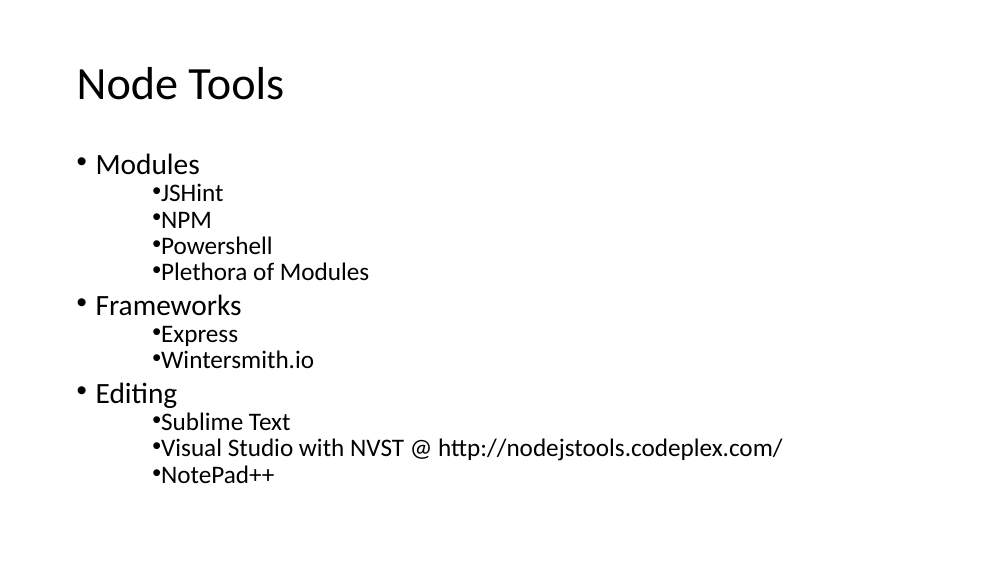
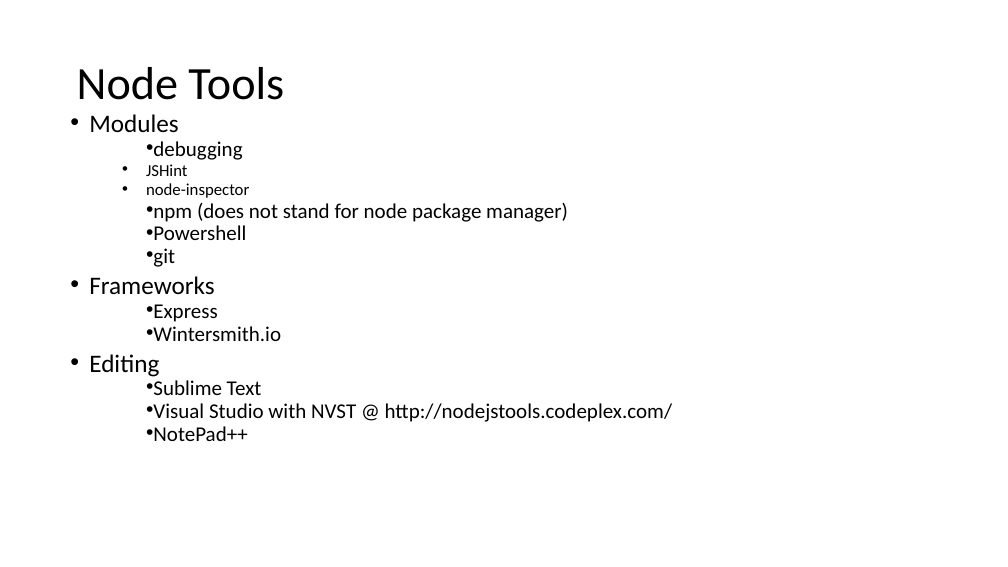
Before and after one commit to VDUNY/2015-02, a slide deck: slide 4 of NodeJSPresentation.ppt. Drawn at 1008x567 pixels with LibreOffice and Linux fonts; fonts in the diff are those of the drawing. Boxes give left, top, right and bottom in pixels: in the first picture for what was removed or moved away, otherwise in the second. Text is boxed around its words. In the diff, an @@ line names an element or a change of style, - is before the commit and + after.

```diff
--- a/NodeJSPresentation.ppt
+++ b/NodeJSPresentation.ppt
@@ text "Modules": place and size @@
-text "Modules" at box(96, 153, 783, 483)
+text "Modules" at box(89, 114, 673, 441)
@@ text at box(89, 114, 673, 441): size 28 to 24 pt in "Modules", "Frameworks", "Editing"; size 24 to 16 pt in "JSHint"; size 24 to 20 pt in "Powershell", "Express", "Wintersmith.io", "Sublime Text" and 2 more places; list level 2 to 3 in "JSHint" @@
@@ text at box(153, 141, 242, 160): paragraph added @@
+  • debugging
@@ text at box(146, 183, 568, 222): text changed; size 24 to 20 pt @@
-  • NPM
+    • node-inspector
+  • npm (does not stand for node package manager)
@@ text at box(153, 248, 175, 267): text changed; size 24 to 20 pt @@
-  • Plethora of Modules
+  • git
```
Also in this commit, not shown: 2 other slides changed.
